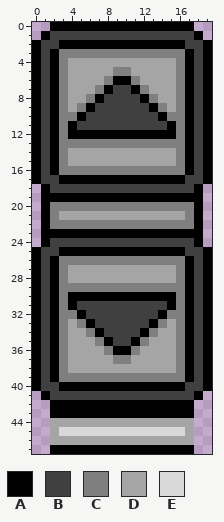
Edited in one commit: pixel-art sprite (Cheatscape/Content/Scroll Bar.png). The first picture shows the starting point.
The file is 20x48 pixels.
Palette (. is transparent): A #000000  B #404040  C #7f7f7f  D #a5a5a5  E #d8d8d8
Pixels before, first column x 0:
 0 ..AAAAAAAAAAAAAAAA..
 1 .ABBBBBBBBBBBBBBBBA.
 2 ABBAAAAAAAAAAAAAABBA
 3 ABACCCCCCCCCCCCCCABA
 4 ABACDDDDDDDDDDDDCABA
 5 ABACDDDDDCCDDDDDCABA
 6 ABACDDDDCAACDDDDCABA
 7 ABACDDDCABBACDDDCABA
 8 ABACDDCABBBBACDDCABA
 9 ABACDCABBBBBBACDCABA
10 ABACCABBBBBBBBACCABA
11 ABACABBBBBBBBBBACABA
12 ABACAAAAAAAAAAAACABA
13 ABACCCCCCCCCCCCCCABA
14 ABACDDDDDDDDDDDDCABA
15 ABACDDDDDDDDDDDDCABA
16 ABACCCCCCCCCCCCCCABA
17 ABBAAAAAAAAAAAAAABBA
18 .ABBBBBBBBBBBBBBBBA.
19 .AAAAAAAAAAAAAAAAAA.
20 .ACCCCCCCCCCCCCCCCA.
21 .ACDDDDDDDDDDDDDDCA.
22 .ACCCCCCCCCCCCCCCCA.
23 .AAAAAAAAAAAAAAAAAA.
24 .ABBBBBBBBBBBBBBBBA.
25 ABBAAAAAAAAAAAAAABBA
26 ABACCCCCCCCCCCCCCABA
27 ABACDDDDDDDDDDDDCABA
28 ABACDDDDDDDDDDDDCABA
29 ABACCCCCCCCCCCCCCABA
30 ABACAAAAAAAAAAAACABA
31 ABACABBBBBBBBBBACABA
32 ABACCABBBBBBBBACCABA
33 ABACDCABBBBBBACDCABA
34 ABACDDCABBBBACDDCABA
35 ABACDDDCABBACDDDCABA
36 ABACDDDDCAACDDDDCABA
37 ABACDDDDDCCDDDDDCABA
38 ABACDDDDDDDDDDDDCABA
39 ABACCCCCCCCCCCCCCABA
40 ABBAAAAAAAAAAAAAABBA
41 .ABBBBBBBBBBBBBBBBA.
42 ..AAAAAAAAAAAAAAAA..
43 ..AAAAAAAAAAAAAAAA..
44 ..DDDDDDDDDDDDDDDD..
45 ..DEEEEEEEEEEEEEED..
46 ..DDDDDDDDDDDDDDDD..
47 ..AAAAAAAAAAAAAAAA..
The same view after the edit:
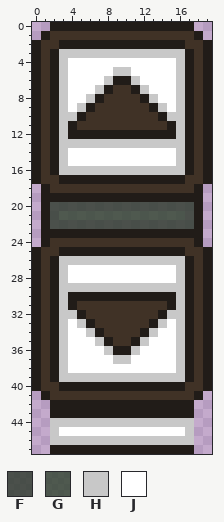
Colours new in this view: F #2d3a2bcc  G #324530cc  H #c8c8c8  J #ffffff
From old to new:
Colour A changes from #000000 to #211c18.
Colour B changes from #404040 to #403226.
Colour F replaces colour C in row 20 at x 2 to 17; in row 21 at x 2 and 17; in row 22 at x 2 to 17.
Colour G replaces colour D in row 21 at x 3 to 16.
Colour H replaces colour C in row 3 at x 3 to 16; in row 4 at x 3 and 16; in row 5 at x 3, 9 to 10 and 16; in row 6 at x 3, 8, 11 and 16; in row 7 at x 3, 7, 12 and 16; in row 8 at x 3, 6, 13 and 16.
Colour H replaces colour C in row 9 at x 3, 5, 14 and 16; in row 10 at x 3 to 4 and 15 to 16; in rows 11 to 12 at x 3 and 16; in row 13 at x 3 to 16; in rows 14 to 15 at x 3 and 16; in row 16 at x 3 to 16.
Colour H replaces colour C in row 26 at x 3 to 16; in rows 27 to 28 at x 3 and 16; in row 29 at x 3 to 16; in rows 30 to 31 at x 3 and 16; in row 32 at x 3 to 4 and 15 to 16; in row 33 at x 3, 5, 14 and 16.
Colour H replaces colour C in row 34 at x 3, 6, 13 and 16; in row 35 at x 3, 7, 12 and 16; in row 36 at x 3, 8, 11 and 16; in row 37 at x 3, 9 to 10 and 16; in row 38 at x 3 and 16; in row 39 at x 3 to 16.
Colour H replaces colour D in row 44 at x 2 to 17; in row 45 at x 2 and 17; in row 46 at x 2 to 17.
Colour J replaces colour D in row 4 at x 4 to 15; in row 5 at x 4 to 8 and 11 to 15; in row 6 at x 4 to 7 and 12 to 15; in row 7 at x 4 to 6 and 13 to 15; in row 8 at x 4 to 5 and 14 to 15; in row 9 at x 4 and 15.
Colour J replaces colour D in rows 14 to 15 at x 4 to 15; in rows 27 to 28 at x 4 to 15; in row 33 at x 4 and 15; in row 34 at x 4 to 5 and 14 to 15; in row 35 at x 4 to 6 and 13 to 15; in row 36 at x 4 to 7 and 12 to 15.
Colour J replaces colour D in row 37 at x 4 to 8 and 11 to 15; in row 38 at x 4 to 15.
Colour J replaces colour E in row 45 at x 3 to 16.
Boxes around the changes in both pictures, in picture pixels (x1, y1, x2, y2):
changed: (32, 22, 212, 454)
